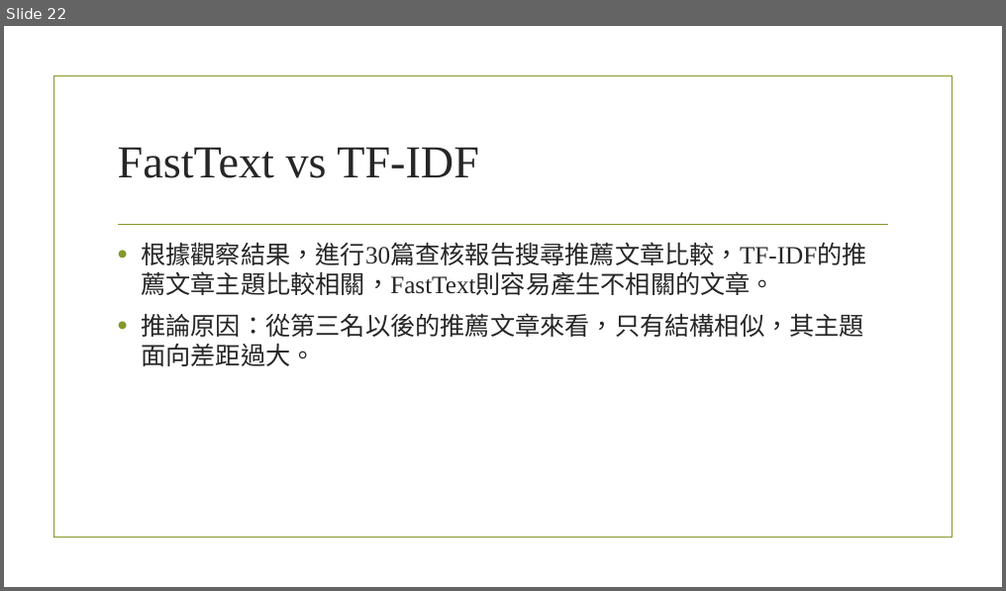
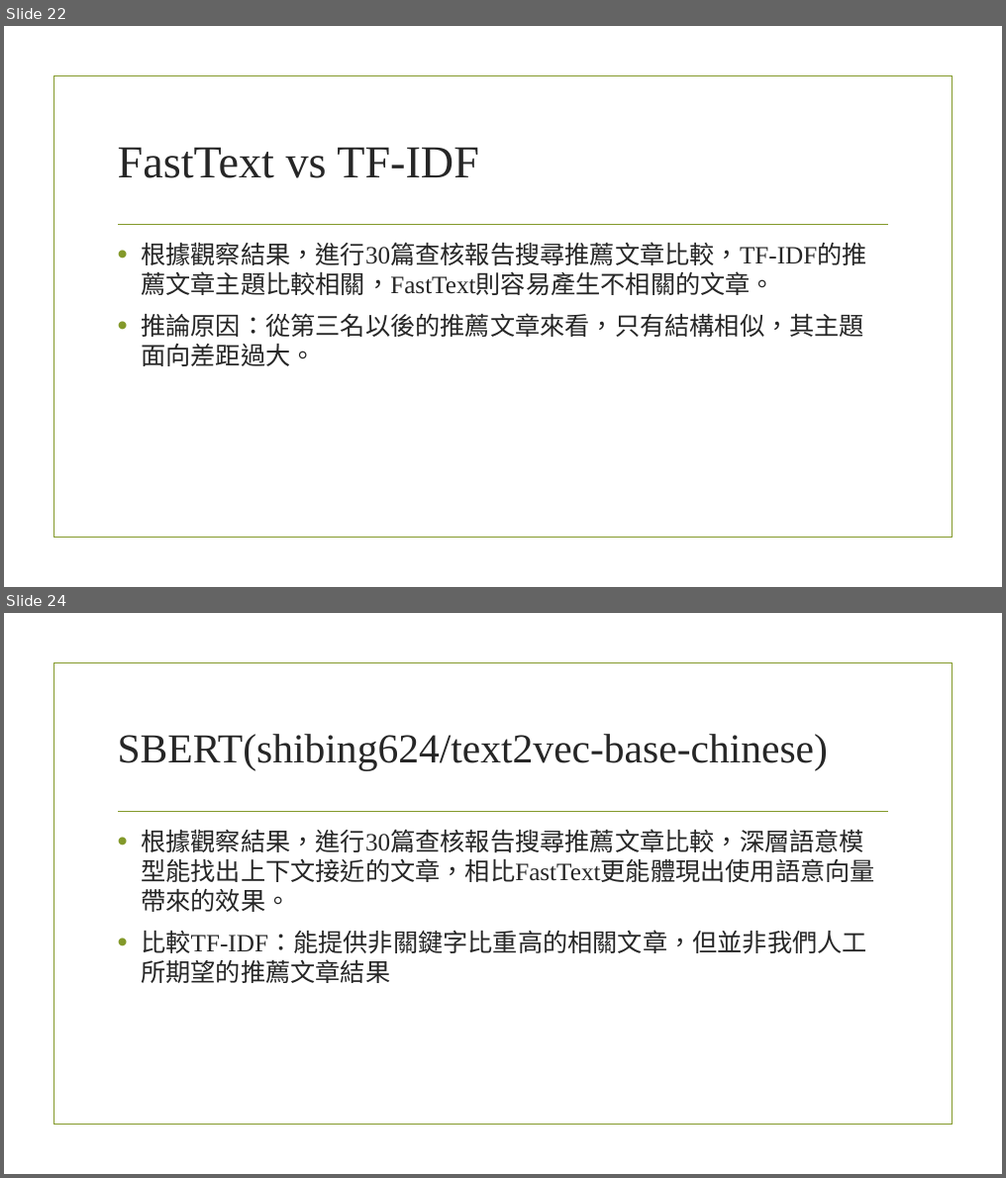
Before and after one commit to linsitin/IRE_project, a slide deck: 資訊檢索系統期末專案.pptx. Shown one above the other, each under a label of ours: slide 22 before the commit, slides 22 and 24 after it; the slides between them are not shown. The pictures are 1006x591 and 1006x1178 pixels, drawn with LibreOffice and Linux fonts; fonts in the diff are those of the drawing; background and template pictures are left out. Boxes give left, top, right and bottom in pixels: in the first picture for what was removed or moved away, otherwise in the second. Text is boxed around its words. In the diff, an @@ line names an element or a change of style, - is before the commit and + after.

```diff
--- a/資訊檢索系統期末專案.pptx
+++ b/資訊檢索系統期末專案.pptx
@@ slide 24 added at (x1=4, y1=613, x2=1002, y2=1174), background picture (left out); not listed: 2 template elements that a slide beside it also shows @@
@@ title added at (x1=118, y1=734, x2=828, y2=771), 39.6 pt, text #262626 @@
+SBERT(shibing624/text2vec-base-chinese)
@@ text added at (x1=141, y1=829, x2=875, y2=983), 24 pt, text #262626 @@
+• 根據觀察結果，進行30篇查核報告搜尋推薦文章比較，深層語意模型能找出上下文接近的文章，相比FastText更能體現出使用語意向量帶來的效果。
+• 比較TF-IDF：能提供非關鍵字比重高的相關文章，但並非我們人工所期望的推薦文章結果
```
Also in this commit, not shown: 4 slides changed, 12 other slides added, 3 slides removed, 59 other files.
